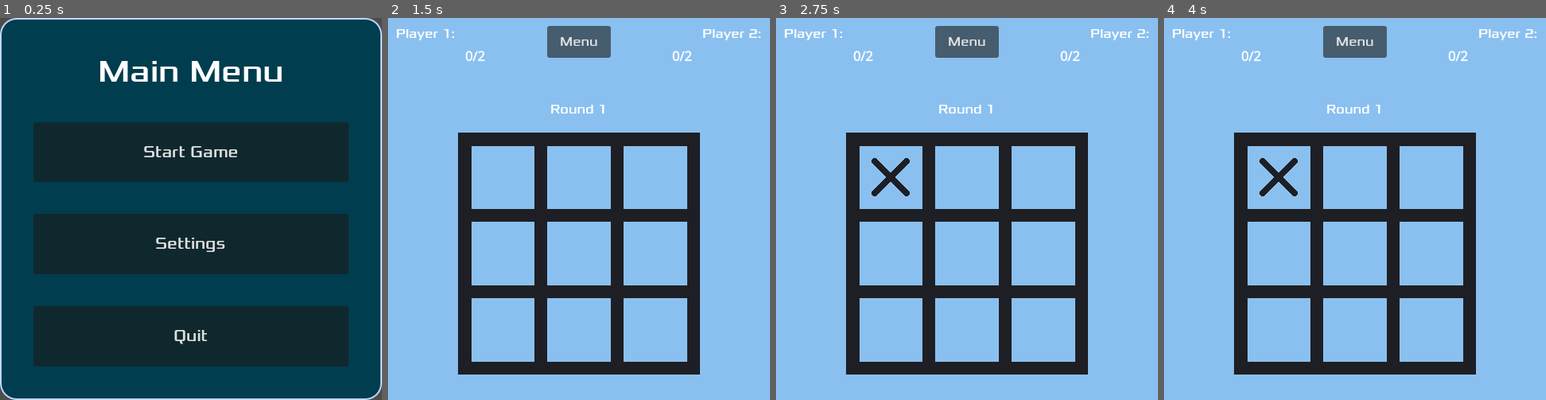
Above: before the commit, frames 1-4 (left to right).
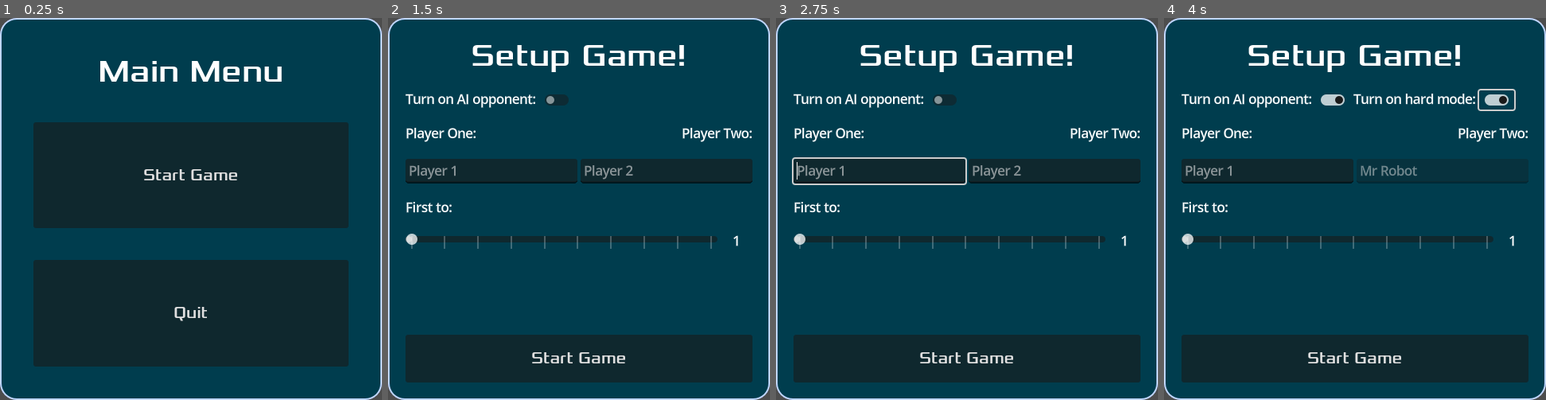
Above: after the commit, the same moments.

Repository: KaiRJ/tictactoe
Game: Godot game, scene res://scenes/main_menu/main_menu.tscn
The game is run twice, just before and just after one commit, with the same random seed, the same clock (stepped at 60 frames per second) and the same inputs.
Inputs (mouse positions are in pixels of both pictures, inside the frame that each line leads up to):
- Up to frame 1 (0.25 s): no input
- Up to frame 2 (1.5 s): click (579, 243) at 0.5 s, where only the run before the commit has a clickable "Settings"; click "Start Game" at 1.25 s
- Up to frame 3 (2.75 s): click (890, 178) at 2.02 s
- Up to frame 4 (4 s): click (1332, 98) at 2.77 s; click (1496, 98) at 3.52 s

The runs differ from the first frame. In frame 1, 22% of the frame differs, in the area x 8-92%, y 33-86%; in frame 2, 96%; in frame 3, 96%; in frame 4, 96%, in the area x 0-100%, y 0-100%.

Commit message:
create the setup menu

Diff:
--- a/project.godot
+++ b/project.godot
@@ -18,6 +18,7 @@
 [autoload]
 
 Constants="*res://scripts/constants.gd"
+Globals="*res://scripts/globals.gd"
 
 [display]
 
--- a/scenes/board/board.gd
+++ b/scenes/board/board.gd
@@ -16,27 +16,30 @@
 		square.square_pressed.connect(_on_square_pressed.bind(square))
 
 
-func new_game(starting_player: Constants.Player = Constants.Player.ONE):
-	"Reset everything for a new game."
-
-	# Reset all the squares
+func new_game(starting_player := Constants.Player.ONE):
 	get_tree().call_group("squares", "reset")
 
-	# Reset the board_data array
 	board_data = [
 		[0, 0, 0],
 		[0, 0, 0],
 		[0, 0, 0]
 	]
 
-	# Set the starting player
-	current_player = starting_player
+	set_current_player(starting_player)
+
+
+func set_current_player(player: Constants.Player):
+	current_player = player
+
+	# Set the current player square
+	match current_player:
+		Constants.Player.ONE:
+			$HBoxContainer/TextureRect.set_texture(player1)
+		Constants.Player.TWO:
+			$HBoxContainer/TextureRect.set_texture(player2)
 
 
 func _on_square_pressed(square : Square):
-	"Run all the game check when a square is pressed."
-
-	# Set the square so it can't be pressed again
 	square.set_button_visability(false)
 
 	# Save the players choice on the board_data
@@ -50,23 +53,30 @@
 		Constants.Player.TWO:
 			square.set_face_texture(player2)
 
-	# Check if the game has been won or ended in a draw
+	if check_for_game_end():
+		return
+
+	set_current_player((-1 * current_player) as Constants.Player)
+
+	if (Globals.ai_active) and (current_player == Constants.Player.TWO):
+		make_ai_move()
+
+
+func check_for_game_end() -> bool:
 	if check_for_win():
 		freeze_board(true)
 		winner.emit(current_player)
+		return true
 
-	# Check if the game ended in a draw
 	if check_for_draw():
 		freeze_board(true)
 		winner.emit(Constants.Player.NONE)
+		return true
 
-	# Flip the current player for the next turn
-	current_player = (-1 * current_player) as Constants.Player
+	return false
 
 
 func check_for_win() -> bool:
-	"Check if the board is in a win state."
-
 	var winner_found : bool = false
 
 	# Check if any rows or columns are complete
@@ -84,8 +94,6 @@
 
 
 func check_for_draw() -> bool:
-	"Check if the game ended in a draw"
-
 	var draw_found : bool = false
 
 	var total = 0
@@ -98,8 +106,17 @@
 	return draw_found
 
 
+func make_ai_move() -> void:
+	var free_squares: Array[Square] = []
+	# TODO on a press i could remove the buttom from a "free" group and just get them
+	# then on a new game/reset, move them all back
+	for square : Square in get_tree().get_nodes_in_group("squares"):
+		if square.visible:
+			free_squares.append(square)
+
+	var random_square: Square = free_squares.pick_random()
+	random_square._on_button_pressed()
+
+
 func freeze_board(freeze : bool) -> void:
-	"Make all the squares of the board unpressable"
-
-	# false means the player can't select any squares
 	get_tree().call_group("squares", "set_button_visability", not freeze)
--- a/scenes/board/board.tscn
+++ b/scenes/board/board.tscn
@@ -1,16 +1,36 @@
-[gd_scene load_steps=6 format=3 uid="uid://cew84f5dda8rp"]
+[gd_scene load_steps=7 format=3 uid="uid://cew84f5dda8rp"]
 
 [ext_resource type="Texture2D" uid="uid://dnsmp3tb4yp6b" path="res://art/board.png" id="1_vi572"]
 [ext_resource type="Script" uid="uid://bac7owv5abdq5" path="res://scenes/board/board.gd" id="2_bfbbh"]
 [ext_resource type="PackedScene" uid="uid://uryd0kppueby" path="res://scenes/square/square.tscn" id="2_eagde"]
 [ext_resource type="Texture2D" uid="uid://ba46mlbpc5yys" path="res://art/x.png" id="3_b6u2j"]
 [ext_resource type="Texture2D" uid="uid://d7uox6ygm4f4" path="res://art/o.png" id="4_ir24l"]
+[ext_resource type="FontFile" uid="uid://cl116rahkaxh4" path="res://art/Xolonium-Regular.ttf" id="5_ci4ar"]
 
 [node name="Board" type="Sprite2D"]
 texture = ExtResource("1_vi572")
 script = ExtResource("2_bfbbh")
 player1 = ExtResource("3_b6u2j")
 player2 = ExtResource("4_ir24l")
+
+[node name="HBoxContainer" type="HBoxContainer" parent="."]
+anchors_preset = 10
+anchor_right = 1.0
+offset_left = -152.0
+offset_top = -223.0
+offset_right = -152.0
+offset_bottom = -143.0
+grow_horizontal = 2
+
+[node name="Label" type="Label" parent="HBoxContainer"]
+layout_mode = 2
+theme_override_fonts/font = ExtResource("5_ci4ar")
+theme_override_font_sizes/font_size = 25
+text = "Current player: "
+
+[node name="TextureRect" type="TextureRect" parent="HBoxContainer"]
+custom_minimum_size = Vector2(80, 80)
+layout_mode = 2
 
 [node name="TopLeft" parent="." instance=ExtResource("2_eagde")]
 position = Vector2(-96, -96)
--- a/scenes/game_over_menu/game_over_menu.gd
+++ /dev/null
@@ -1,7 +0,0 @@
-extends Control
-
-signal show_main_menu
-
-
-func _on_quit_button_pressed():
-	show_main_menu.emit()
--- a/scenes/game_over_menu/game_over_menu.tscn
+++ /dev/null
@@ -1,57 +0,0 @@
-[gd_scene load_steps=4 format=3 uid="uid://4t6xodde48gh"]
-
-[ext_resource type="Script" uid="uid://dlkxd63kvwmf" path="res://scenes/game_over_menu/game_over_menu.gd" id="1_865qx"]
-[ext_resource type="FontFile" uid="uid://cl116rahkaxh4" path="res://art/Xolonium-Regular.ttf" id="2_6pm5d"]
-
-[sub_resource type="StyleBoxFlat" id="StyleBoxFlat_fjhrs"]
-bg_color = Color(0, 0.239216, 0.305882, 1)
-border_width_left = 2
-border_width_top = 2
-border_width_right = 2
-border_width_bottom = 2
-border_color = Color(0.751324, 0.838248, 1, 1)
-corner_radius_top_left = 20
-corner_radius_top_right = 20
-corner_radius_bottom_right = 20
-corner_radius_bottom_left = 20
-
-[node name="GameOverMenu" type="Control"]
-layout_mode = 3
-anchors_preset = 0
-script = ExtResource("1_865qx")
-
-[node name="Panel" type="PanelContainer" parent="."]
-layout_mode = 1
-anchors_preset = 15
-anchor_right = 1.0
-anchor_bottom = 1.0
-grow_horizontal = 2
-grow_vertical = 2
-theme_override_styles/panel = SubResource("StyleBoxFlat_fjhrs")
-
-[node name="MarginContainer" type="MarginContainer" parent="Panel"]
-layout_mode = 2
-theme_override_constants/margin_left = 20
-theme_override_constants/margin_top = 20
-theme_override_constants/margin_right = 20
-theme_override_constants/margin_bottom = 20
-
-[node name="VBoxContainer" type="VBoxContainer" parent="Panel/MarginContainer"]
-layout_mode = 2
-theme_override_constants/separation = 20
-
-[node name="Label" type="Label" parent="Panel/MarginContainer/VBoxContainer"]
-custom_minimum_size = Vector2(220, 0)
-layout_mode = 2
-theme_override_fonts/font = ExtResource("2_6pm5d")
-theme_override_font_sizes/font_size = 25
-text = "Player 1 wins!"
-horizontal_alignment = 1
-
-[node name="QuitButton" type="Button" parent="Panel/MarginContainer/VBoxContainer"]
-layout_mode = 2
-theme_override_fonts/font = ExtResource("2_6pm5d")
-theme_override_font_sizes/font_size = 20
-text = "Quit"
-
-[connection signal="pressed" from="Panel/MarginContainer/VBoxContainer/QuitButton" to="." method="_on_quit_button_pressed"]
--- a/scenes/hud/hud.tscn
+++ b/scenes/hud/hud.tscn
@@ -52,17 +52,6 @@
 text = "0"
 horizontal_alignment = 1
 
-[node name="Label" type="Label" parent="."]
-anchors_preset = 10
-anchor_right = 1.0
-offset_top = 90.0
-offset_bottom = 140.0
-grow_horizontal = 2
-theme_override_fonts/font = ExtResource("1_7ch4s")
-horizontal_alignment = 1
-vertical_alignment = 1
-autowrap_mode = 2
-
 [node name="MenuButton" type="Button" parent="."]
 anchors_preset = 5
 anchor_left = 0.5
@@ -75,4 +64,15 @@
 theme_override_fonts/font = ExtResource("1_7ch4s")
 text = "Menu"
 
+[node name="Label" type="Label" parent="."]
+anchors_preset = 10
+anchor_right = 1.0
+offset_top = 70.0
+offset_bottom = 90.0
+grow_horizontal = 2
+theme_override_fonts/font = ExtResource("1_7ch4s")
+horizontal_alignment = 1
+vertical_alignment = 1
+autowrap_mode = 2
+
 [connection signal="pressed" from="MenuButton" to="." method="_on_menu_button_pressed"]
--- a/scenes/in_game_menu/in_game_menu.gd
+++ b/scenes/in_game_menu/in_game_menu.gd
@@ -12,15 +12,15 @@
 	label.text = text
 
 
-func show_continue_button(show: bool) -> void:
-	if show:
+func show_continue_button(show_button: bool) -> void:
+	if show_button:
 		continue_button.show()
 	else:
 		continue_button.hide()
 
 
-func show_quit_button(show: bool) -> void:
-	if show:
+func show_quit_button(show_button: bool) -> void:
+	if show_button:
 		quit_button.show()
 	else:
 		quit_button.hide()
--- a/scenes/main_game/main_game.gd
+++ b/scenes/main_game/main_game.gd
@@ -1,21 +1,17 @@
 extends Node
 
-@export var to_win_total : int = 3
+var player1_score: int
+var player2_score: int
+var current_round: int
 
-var player1_score : int
-var player2_score : int
-var current_round : int
-var last_starting_player : Constants.Player
+var last_starting_player: Constants.Player
 
 
 func _ready():
- 	# Start a new game on ready
 	new_game(Constants.Player.ONE)
 
 
 func new_game(starting_player: Constants.Player):
-	"Set up the game and board for a new match."
-
 	# Show the correct UI elements
 	$HUD.show()
 	$Board.show()
@@ -27,53 +23,46 @@
 	player2_score = 0
 	current_round = 1
 
-	# Set the labels
 	update_labels()
-
-	# Set the board up for a new game
 	$Board.new_game(starting_player)
 
 
 func _on_board_winner(winner : Constants.Player):
-	"When the board scene signals a winner check who won, update variables and either end the game
-	or start a new round."
-
-	# Update the player scores depending on who won the round
-	# TODO update variable name
+	# Update the player scores and increment the round
 	var winner_text = update_player_scores(winner)
+	current_round += 1
 	update_labels()
 
 	# Check if either player has won the whole game
-	if (player1_score == to_win_total) or (player2_score == to_win_total):
+	if (player1_score == Globals.to_win_total) or (player2_score == Globals.to_win_total):
 		# Show in gmae menu with quit option
 		show_in_game_menu(winner_text + "the game!", false, true)
 	else:
 		# Set up the game for the next round and show the continue pop up
-		current_round += 1
 		last_starting_player = (-1*last_starting_player) as Constants.Player
 		$Board.new_game(last_starting_player)
 		show_in_game_menu(winner_text + "this round!", true, false)
 
 
 func update_player_scores(winner: Constants.Player) -> String:
-	"Update scores for who won and return a string of the winner/a draw."
-
 	match winner:
 		Constants.Player.NONE:
 			return "No one wins "
 		Constants.Player.ONE:
 			player1_score += 1
-			return "Player 1 wins "
+			return Globals.player1_name + " wins "
 		Constants.Player.TWO:
 			player2_score += 1
-			return "Player 2 wins "
+			return Globals.player2_name + " wins "
 		_:
 			return "Error: Invalid winner!"
 
 
 func update_labels():
-	$HUD/Player1Label/Score.text = str(player1_score) + "/" + str(to_win_total)
-	$HUD/Player2Label/Score.text = str(player2_score) + "/" + str(to_win_total)
+	$HUD/Player1Label.text = Globals.player1_name + ":"
+	$HUD/Player1Label/Score.text = str(player1_score) + "/" + str(Globals.to_win_total)
+	$HUD/Player2Label.text = Globals.player2_name + ":"
+	$HUD/Player2Label/Score.text = str(player2_score) + "/" + str(Globals.to_win_total)
 	$HUD/Label.text = "Round " + str(current_round)
 
 
--- a/scenes/main_game/main_game.tscn
+++ b/scenes/main_game/main_game.tscn
@@ -7,7 +7,6 @@
 
 [node name="MainGame" type="Node"]
 script = ExtResource("1_8ywsm")
-to_win_total = 2
 
 [node name="ColorRect" type="ColorRect" parent="."]
 anchors_preset = 15
--- a/scenes/main_menu/main_menu.gd
+++ b/scenes/main_menu/main_menu.gd
@@ -2,7 +2,7 @@
 
 
 func _on_start_game_button_pressed():
-	get_tree().change_scene_to_file("res://scenes/main_game/main_game.tscn")
+	get_tree().change_scene_to_file("res://scenes/setup_menu/setup_menu.tscn")
 
 
 func _on_quit_button_pressed():
--- a/scenes/main_menu/main_menu.tscn
+++ b/scenes/main_menu/main_menu.tscn
@@ -59,13 +59,6 @@
 theme_override_font_sizes/font_size = 20
 text = "Start Game"
 
-[node name="SettingsButton" type="Button" parent="MainMenuPanel/MarginContainer/VBoxContainer"]
-layout_mode = 2
-size_flags_vertical = 3
-theme_override_fonts/font = ExtResource("2_c2eju")
-theme_override_font_sizes/font_size = 20
-text = "Settings"
-
 [node name="QuitButton" type="Button" parent="MainMenuPanel/MarginContainer/VBoxContainer"]
 layout_mode = 2
 size_flags_vertical = 3
--- /dev/null
+++ b/scenes/setup_menu/setup_menu.gd
@@ -0,0 +1,39 @@
+extends Control
+
+
+func _ready() -> void:
+	$%ModeLabel.hide()
+	$%ModeCheckButton.hide()
+	$%ToWinTotalLabel.text = str(int($%ToWinTotalSlider.value))
+
+
+func _on_ai_check_button_toggled(toggled_on: bool) -> void:
+	if toggled_on:
+		$%ModeLabel.show()
+		$%ModeCheckButton.show()
+		$%PlayerTwoName.text = "Mr Robot"
+		$%PlayerTwoName.editable = false
+	else:
+		$%ModeLabel.hide()
+		$%ModeCheckButton.hide()
+		$%PlayerTwoName.text = ""
+		$%PlayerTwoName.editable = true
+
+
+func _on_to_win_total_slider_value_changed(value: float) -> void:
+	$%ToWinTotalLabel.text = str(int(value))
+
+
+func _on_start_game_button_pressed() -> void:
+	Globals.ai_active = $%AICheckButton.is_pressed()
+	Globals.ai_mode = $%ModeCheckButton.is_pressed()
+
+	var name1 = $%PlayerOneName.text.strip_edges()
+	Globals.player1_name = name1 if name1 != "" else "Player 1"
+
+	var name2 = $%PlayerTwoName.text.strip_edges()
+	Globals.player2_name = name2 if name2 != "" else "Player 2"
+
+	Globals.to_win_total = $%ToWinTotalSlider.value
+
+	get_tree().change_scene_to_file("res://scenes/main_game/main_game.tscn")
--- /dev/null
+++ b/scenes/setup_menu/setup_menu.tscn
@@ -0,0 +1,141 @@
+[gd_scene load_steps=4 format=3 uid="uid://d1a8fdyjhslet"]
+
+[ext_resource type="Script" uid="uid://doabj5wbt72s1" path="res://scenes/setup_menu/setup_menu.gd" id="1_3dvfe"]
+[ext_resource type="FontFile" uid="uid://cl116rahkaxh4" path="res://art/Xolonium-Regular.ttf" id="2_lelrv"]
+
+[sub_resource type="StyleBoxFlat" id="StyleBoxFlat_fjhrs"]
+bg_color = Color(0, 0.239216, 0.305882, 1)
+border_width_left = 2
+border_width_top = 2
+border_width_right = 2
+border_width_bottom = 2
+border_color = Color(0.751324, 0.838248, 1, 1)
+corner_radius_top_left = 20
+corner_radius_top_right = 20
+corner_radius_bottom_right = 20
+corner_radius_bottom_left = 20
+
+[node name="InGameMenu" type="Control"]
+layout_mode = 3
+anchors_preset = 15
+anchor_right = 1.0
+anchor_bottom = 1.0
+grow_horizontal = 2
+grow_vertical = 2
+script = ExtResource("1_3dvfe")
+
+[node name="PanelContainer" type="PanelContainer" parent="."]
+layout_mode = 1
+anchors_preset = 15
+anchor_right = 1.0
+anchor_bottom = 1.0
+grow_horizontal = 2
+grow_vertical = 2
+theme_override_styles/panel = SubResource("StyleBoxFlat_fjhrs")
+
+[node name="MarginContainer" type="MarginContainer" parent="PanelContainer"]
+layout_mode = 2
+theme_override_constants/margin_left = 20
+theme_override_constants/margin_top = 20
+theme_override_constants/margin_right = 20
+theme_override_constants/margin_bottom = 20
+
+[node name="VBoxContainer" type="VBoxContainer" parent="PanelContainer/MarginContainer"]
+layout_mode = 2
+theme_override_constants/separation = 20
+
+[node name="Title" type="Label" parent="PanelContainer/MarginContainer/VBoxContainer"]
+layout_mode = 2
+size_flags_vertical = 0
+theme_override_fonts/font = ExtResource("2_lelrv")
+theme_override_font_sizes/font_size = 40
+text = "Setup Game!"
+horizontal_alignment = 1
+
+[node name="AI" type="HBoxContainer" parent="PanelContainer/MarginContainer/VBoxContainer"]
+layout_mode = 2
+
+[node name="AILabel" type="Label" parent="PanelContainer/MarginContainer/VBoxContainer/AI"]
+layout_mode = 2
+text = "Turn on AI opponent:"
+
+[node name="AICheckButton" type="CheckButton" parent="PanelContainer/MarginContainer/VBoxContainer/AI"]
+unique_name_in_owner = true
+layout_mode = 2
+
+[node name="ModeLabel" type="Label" parent="PanelContainer/MarginContainer/VBoxContainer/AI"]
+unique_name_in_owner = true
+layout_mode = 2
+text = "Turn on hard mode:"
+
+[node name="ModeCheckButton" type="CheckButton" parent="PanelContainer/MarginContainer/VBoxContainer/AI"]
+unique_name_in_owner = true
+layout_mode = 2
+
+[node name="PlayerLabel" type="HBoxContainer" parent="PanelContainer/MarginContainer/VBoxContainer"]
+layout_mode = 2
+
+[node name="PlayerOneLabel" type="Label" parent="PanelContainer/MarginContainer/VBoxContainer/PlayerLabel"]
+layout_mode = 2
+size_flags_horizontal = 3
+text = "Player One:"
+
+[node name="PlayerTwoLabel" type="Label" parent="PanelContainer/MarginContainer/VBoxContainer/PlayerLabel"]
+unique_name_in_owner = true
+layout_mode = 2
+size_flags_horizontal = 3
+text = "Player Two:"
+horizontal_alignment = 2
+
+[node name="PlayerName" type="HBoxContainer" parent="PanelContainer/MarginContainer/VBoxContainer"]
+layout_mode = 2
+
+[node name="PlayerOneName" type="LineEdit" parent="PanelContainer/MarginContainer/VBoxContainer/PlayerName"]
+unique_name_in_owner = true
+layout_mode = 2
+size_flags_horizontal = 3
+placeholder_text = "Player 1"
+
+[node name="PlayerTwoName" type="LineEdit" parent="PanelContainer/MarginContainer/VBoxContainer/PlayerName"]
+unique_name_in_owner = true
+layout_mode = 2
+size_flags_horizontal = 3
+placeholder_text = "Player 2"
+
+[node name="ToWinTotalLabel" type="Label" parent="PanelContainer/MarginContainer/VBoxContainer"]
+layout_mode = 2
+text = "First to:"
+
+[node name="ToWinTotal" type="HBoxContainer" parent="PanelContainer/MarginContainer/VBoxContainer"]
+layout_mode = 2
+
+[node name="ToWinTotalSlider" type="HSlider" parent="PanelContainer/MarginContainer/VBoxContainer/ToWinTotal"]
+unique_name_in_owner = true
+layout_mode = 2
+size_flags_horizontal = 3
+min_value = 1.0
+max_value = 10.0
+value = 1.0
+rounded = true
+tick_count = 10
+ticks_on_borders = true
+
+[node name="ToWinTotalLabel" type="Label" parent="PanelContainer/MarginContainer/VBoxContainer/ToWinTotal"]
+unique_name_in_owner = true
+layout_mode = 2
+size_flags_horizontal = 3
+size_flags_stretch_ratio = 0.1
+horizontal_alignment = 1
+vertical_alignment = 1
+
+[node name="StartGameButton" type="Button" parent="PanelContainer/MarginContainer/VBoxContainer"]
+custom_minimum_size = Vector2(0, 60)
+layout_mode = 2
+size_flags_vertical = 10
+theme_override_fonts/font = ExtResource("2_lelrv")
+theme_override_font_sizes/font_size = 20
+text = "Start Game"
+
+[connection signal="toggled" from="PanelContainer/MarginContainer/VBoxContainer/AI/AICheckButton" to="." method="_on_ai_check_button_toggled"]
+[connection signal="value_changed" from="PanelContainer/MarginContainer/VBoxContainer/ToWinTotal/ToWinTotalSlider" to="." method="_on_to_win_total_slider_value_changed"]
+[connection signal="pressed" from="PanelContainer/MarginContainer/VBoxContainer/StartGameButton" to="." method="_on_start_game_button_pressed"]
--- a/scripts/constants.gd
+++ b/scripts/constants.gd
@@ -5,3 +5,8 @@
 	TWO = -1,
 	NONE = 0
 }
+
+enum AI {
+	EASY,
+	HARD
+}
--- /dev/null
+++ b/scripts/globals.gd
@@ -0,0 +1,7 @@
+extends Node
+
+var to_win_total := 3
+var player1_name := "Player 1"
+var player2_name := "Player 2"
+var ai_active    := false
+var ai_mode      := Constants.AI.EASY
Not shown, removed: scenes/game_over_menu/game_over_menu.gd.uid
Not shown, added: scenes/setup_menu/setup_menu.gd.uid
Not shown, added: scripts/globals.gd.uid
